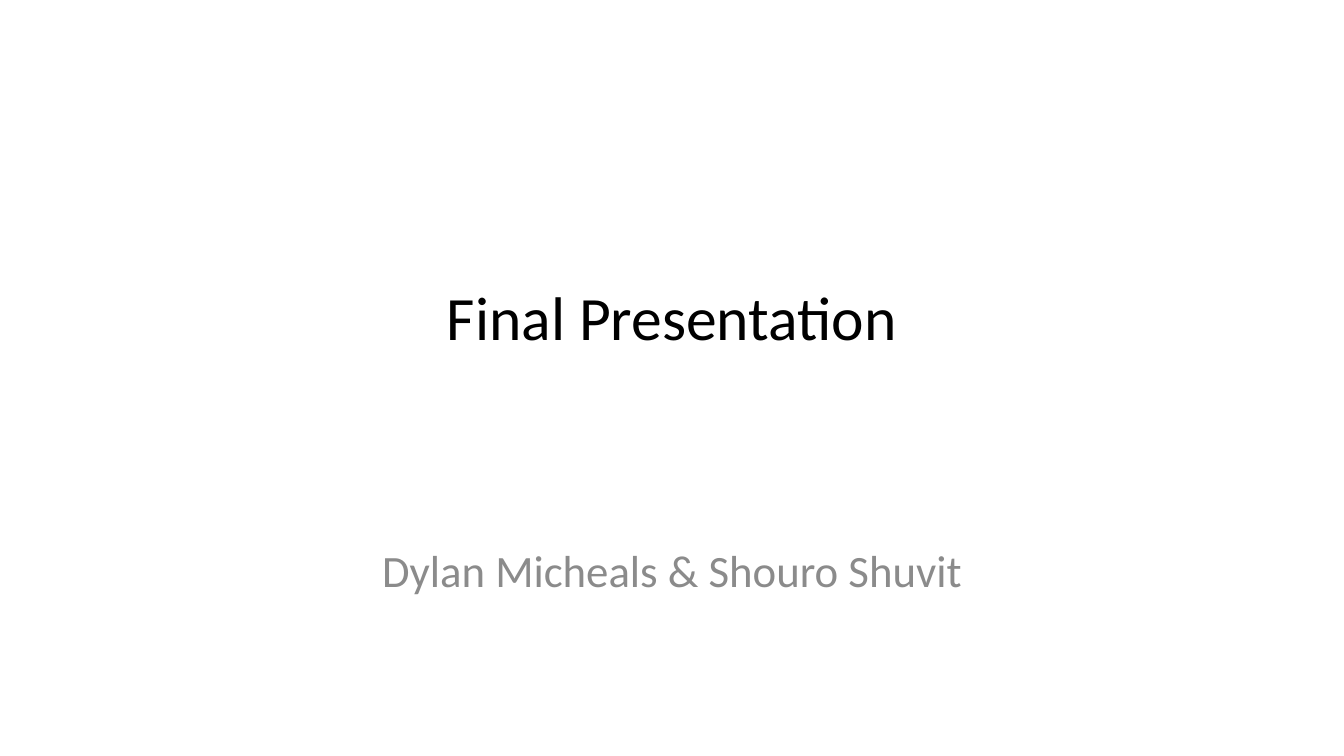
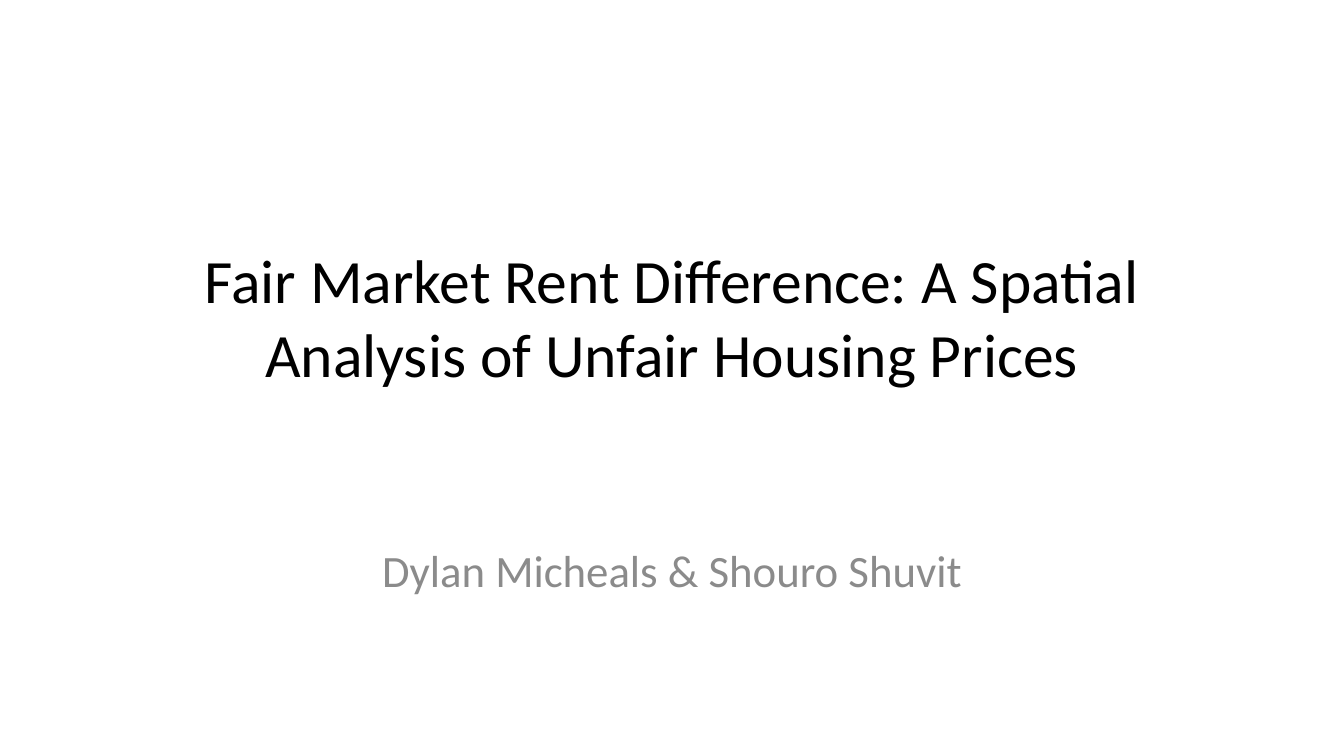
Before and after one commit to dylpickle123780/STAT489_Research_Project, a slide deck: slide 1 of presentation/final-presentation.pptx. Drawn at 1344x756 pixels with LibreOffice and Linux fonts; fonts in the diff are those of the drawing. Boxes give left, top, right and bottom in pixels: in the first picture for what was removed or moved away, otherwise in the second. Text is boxed around its words. In the diff, an @@ line names an element or a change of style, - is before the commit and + after.

```diff
--- a/presentation/final-presentation.pptx
+++ b/presentation/final-presentation.pptx
@@ title at box(205, 260, 1138, 388): text changed @@
-Final Presentation
+Fair Market Rent Difference: A Spatial Analysis of Unfair Housing Prices
```
Also in this commit, not shown: 5 slides added, 3 slides removed, 1 other file.
